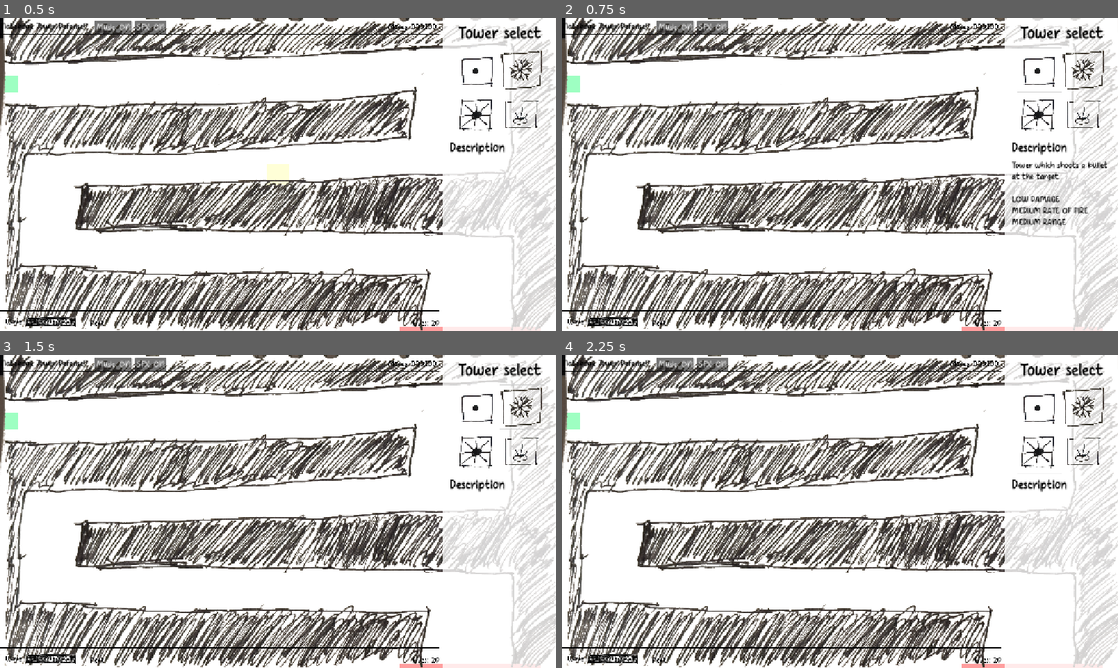
Above: before the commit, frames 1-4 (two rows, left to right).
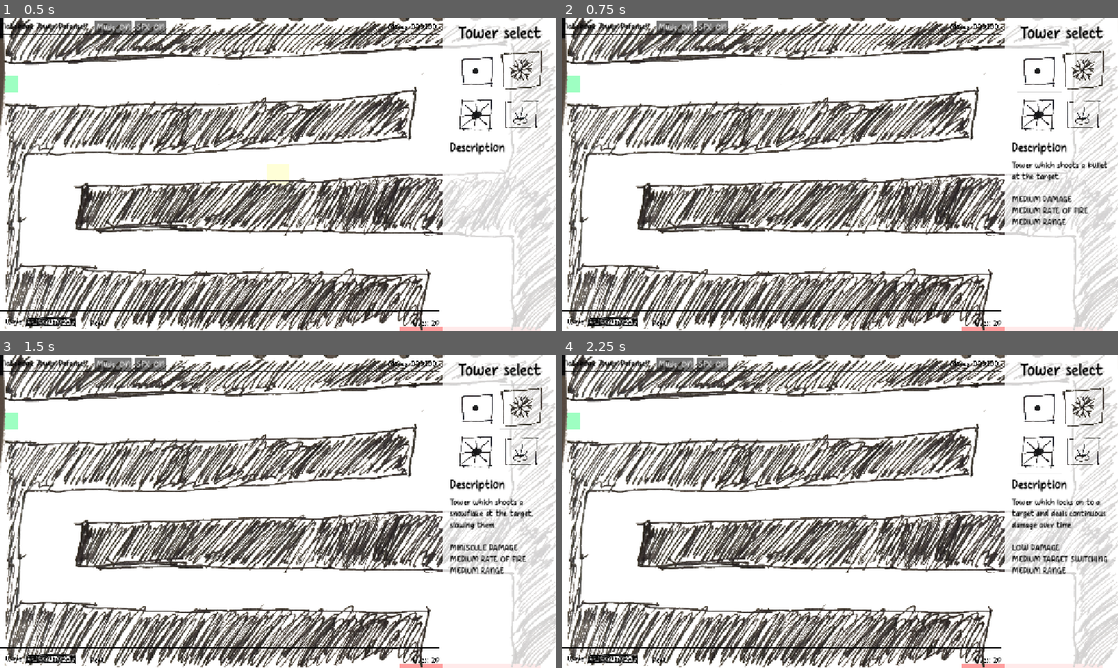
Above: after the commit, the same moments.

Repository: OzuYatamutsu/notebook-tower-defense
Game: Godot game, scene res://levels/level_cools.tscn
Two runs of this game, one before a commit and one after it. Both use one fixed random seed, a clock stepped at 60 frames per second and the inputs below. This scene is started directly instead of the project's main scene.
Inputs (mouse positions are in pixels of both pictures, inside the frame that each line leads up to):
- Up to frame 1 (0.5 s): no input
- Up to frame 2 (0.75 s): click (1040, 71) at 0.5 s
- Up to frame 3 (1.5 s): click (522, 408) at 1.25 s
- Up to frame 4 (2.25 s): click (1040, 452) at 2 s

Frame 1 is identical in both runs. In frame 2, 0.2% of the frame differs, in the area x 80-92%, y 56-59%; in frame 3, 1.0%; in frame 4, 1.1%, in the area x 80-99%, y 45-70%.
Error in both runs: Invalid call. Nonexistent function 'set_max_value' in base 'Control (WaveMeter)'. (res://levels/level.gd:34)

Commit message:
Add descriptions for all tower types

Diff:
--- a/towers/bullet_tower.gd
+++ b/towers/bullet_tower.gd
@@ -6,7 +6,7 @@
     Description = (
         "Tower which shoots a bullet at the target.\n" +
         "\n" +
-        "LOW DAMAGE\n" +
+        "MEDIUM DAMAGE\n" +
         "MEDIUM RATE OF FIRE\n" +
         "MEDIUM RANGE"
     )
--- a/towers/laser_tower.gd
+++ b/towers/laser_tower.gd
@@ -5,6 +5,13 @@
 
 func _init() -> void:
     VALUE = 750
+    Description = (
+        "Tower which locks on to a target and deals continuous damage over time.\n" +
+        "\n" +
+        "LOW DAMAGE\n" +
+        "MEDIUM TARGET SWITCHING\n" +
+        "MEDIUM RANGE"
+    )
     UpgradesTo = [
         "res://towers/HeavyLaserTower.tscn",
         "res://towers/FastLaserTower.tscn"
--- a/towers/slow_tower.gd
+++ b/towers/slow_tower.gd
@@ -5,6 +5,13 @@
 
 func _init() -> void:
     VALUE = 500
+    Description = (
+        "Tower which shoots a snowflake at the target, slowing them.\n" +
+        "\n" +
+        "MINISCULE DAMAGE\n" +
+        "MEDIUM RATE OF FIRE\n" +
+        "MEDIUM RANGE"
+    )
     UpgradesTo = [
         "res://towers/SlowthrowerTower.tscn",
         "res://towers/SlowflakeTower.tscn"
--- a/towers/spike_tower.gd
+++ b/towers/spike_tower.gd
@@ -5,6 +5,13 @@
 
 func _init() -> void:
     VALUE = 500
+    Description = (
+        "Tower which sprays damaging spikes on the ground at the start of each wave.\n" +
+        "\n" +
+        "MEDIUM DAMAGE\n" +
+        "NO SPECIAL EFFECTS\n" +
+        "MEDIUM RANGE"
+    )
     UpgradesTo = [
         "res://towers/MineTower.tscn",
         "res://towers/PoisonSpikeTower.tscn"
